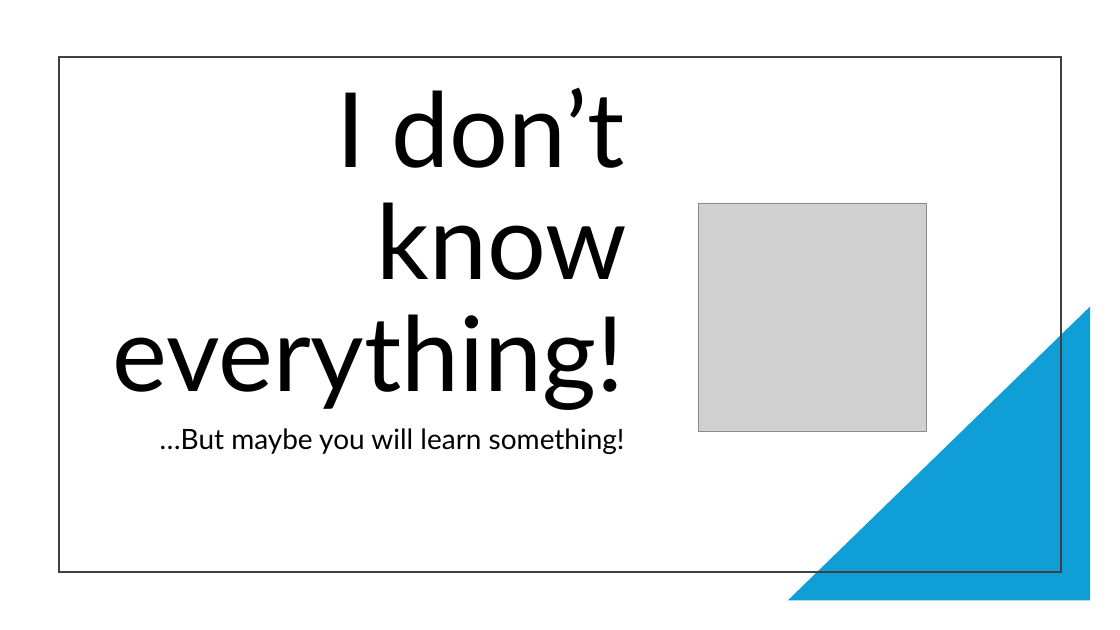
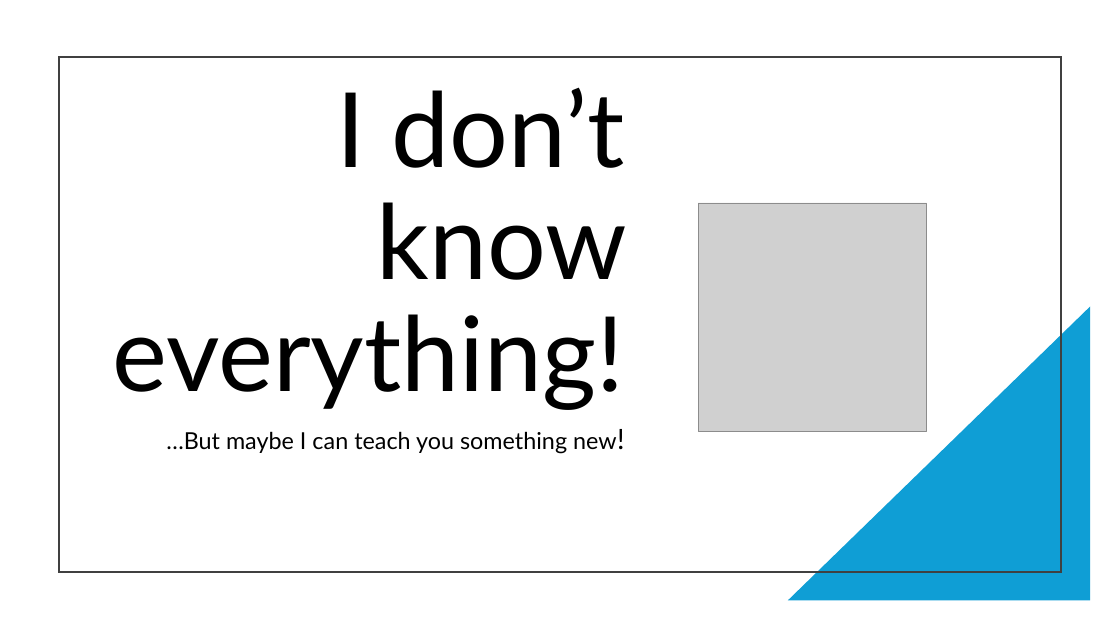
Before and after one commit to RobertNagy299/dsa-i-teaching, a slide deck: slide 7 of MyOwnPresentations/Data_Structures_and_Algorithms_I.pptx. Drawn at 1120x630 pixels with LibreOffice and Linux fonts; fonts in the diff are those of the drawing; grey boxes stand for pictures. Boxes give left, top, right and bottom in pixels: in the first picture for what was removed or moved away, otherwise in the second. Text is boxed around its words. In the diff, an @@ line names an element or a change of style, - is before the commit and + after.

```diff
--- a/MyOwnPresentations/Data_Structures_and_Algorithms_I.pptx
+++ b/MyOwnPresentations/Data_Structures_and_Algorithms_I.pptx
@@ text at <box>166,431,617,454</box>: text changed; size 24 to 20 pt @@
-…But maybe you will learn something!
+…But maybe I can teach you something new!
```
Also in this commit, not shown: 1 other slide changed, 5 other files.
